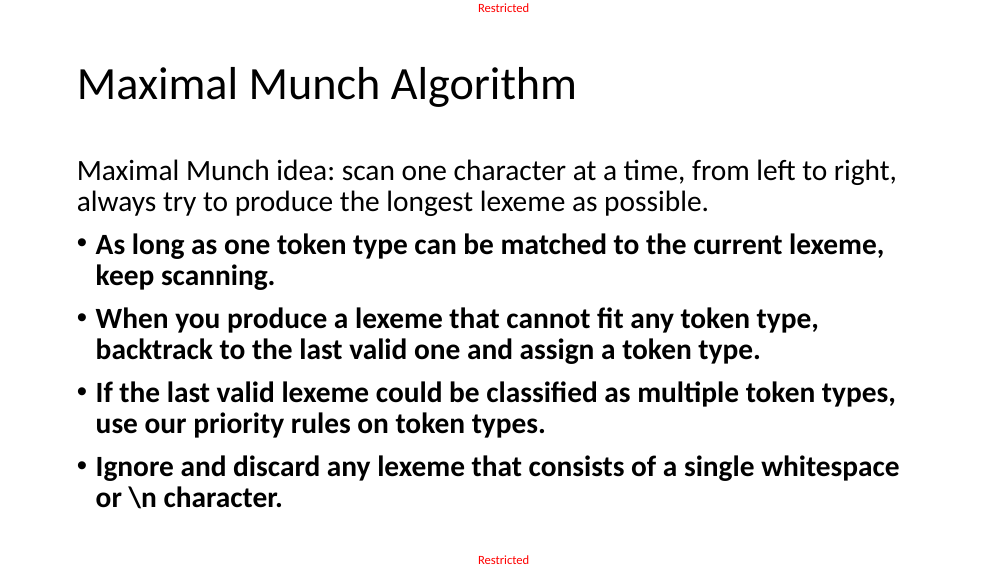
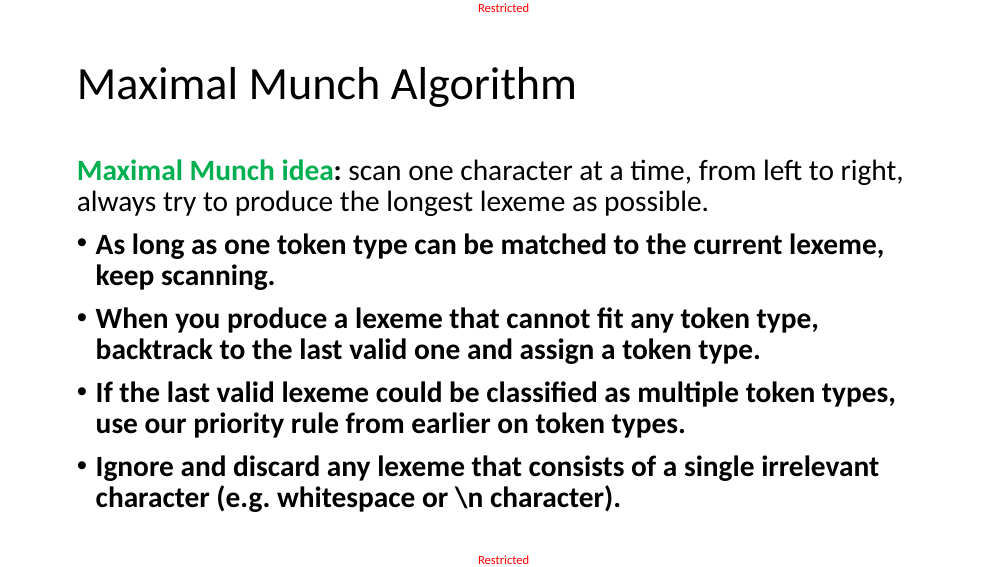
Before and after one commit to matthieudemari/SUTD_PLC_50_051, a slide deck: slide 23 of W10/W10S1/W10S1.pptx. Drawn at 1008x567 pixels with LibreOffice and Linux fonts; fonts in the diff are those of the drawing. Boxes give left, top, right and bottom in pixels: in the first picture for what was removed or moved away, otherwise in the second. Text is boxed around its words. In the diff, an @@ line names an element or a change of style, - is before the commit and + after.

```diff
--- a/W10/W10S1/W10S1.pptx
+++ b/W10/W10S1/W10S1.pptx
@@ text at box(77, 159, 904, 216): text colour #000000 to #00B050, bold on in "Maximal Munch idea:" @@
@@ text at box(96, 381, 896, 512): text changed @@
-• If the last valid lexeme could be classified as multiple token types, use our priority rules on token types.
-• Ignore and discard any lexeme that consists of a single whitespace or \n character.
+• If the last valid lexeme could be classified as multiple token types, use our priority rule from earlier on token types.
+• Ignore and discard any lexeme that consists of a single irrelevant character (e.g. whitespace or \n character).
```
Also in this commit, not shown: 8 other slides changed, 25 slides added, 3 slides removed, 55 other files.
